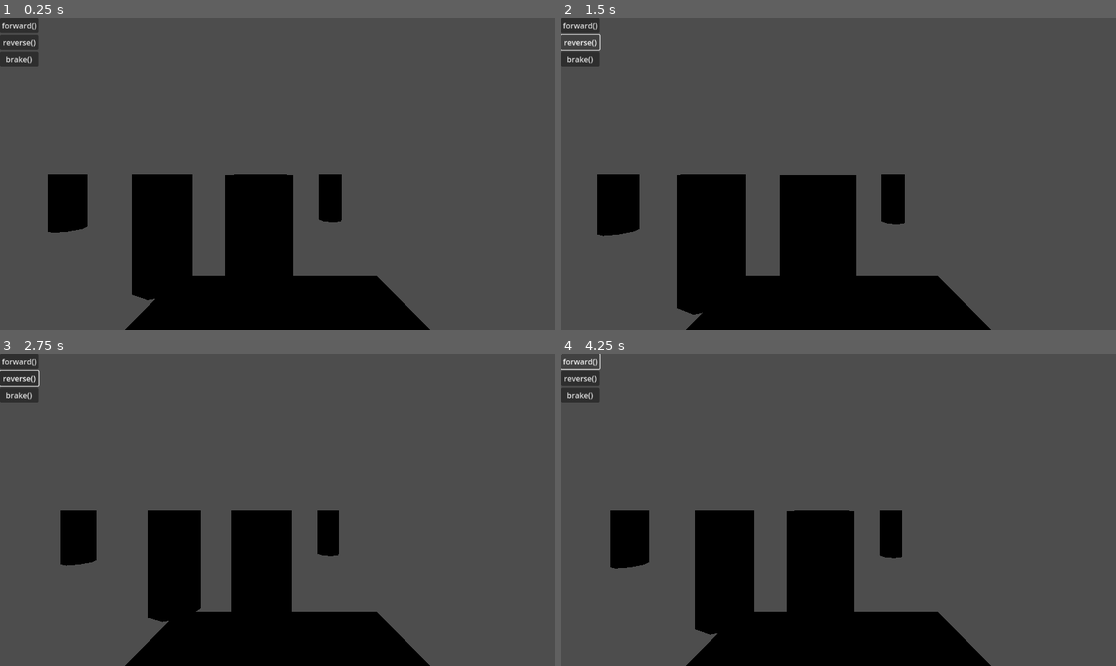
Above: before the commit, frames 1-4 (two rows, left to right).
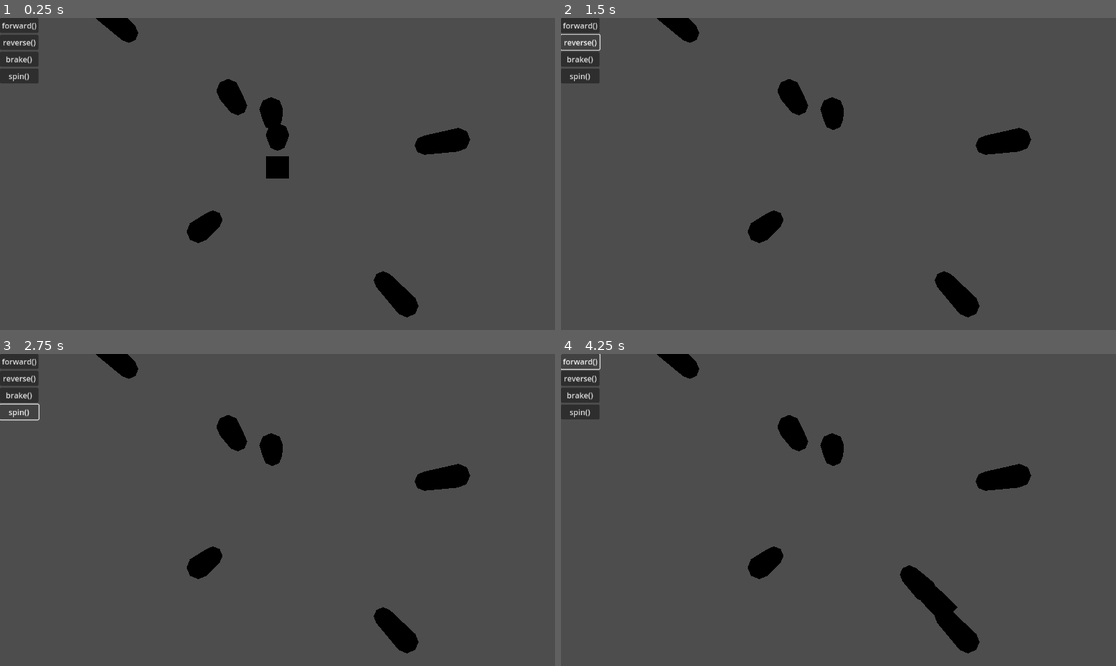
Above: after the commit, the same moments.

Repository: PandorasGit/RoverGame
Game: Godot game, scene res://DevRoom.tscn
Same seed, same stepped clock (60 frames per second), same inputs: the game is played once before the commit and once after it.
Inputs (mouse positions are in pixels of both pictures, inside the frame that each line leads up to):
- Up to frame 1 (0.25 s): no input
- Up to frame 2 (1.5 s): click "forward()" at 0.5 s; click "reverse()" at 1.25 s
- Up to frame 3 (2.75 s): click (16, 413) at 2 s, where only the run after the commit has a clickable "spin()"
- Up to frame 4 (4.25 s): click "brake()" at 2.75 s; click "forward()" at 3.5 s

The runs differ from the first frame. In frame 1, 21% of the frame differs, in the area x 0-85%, y 0-100%; in frame 2, 22%; in frame 3, 18%; in frame 4, 21%.

Commit message:
Fix rover rotation

Diff:
--- a/project/DevRoom.tscn
+++ b/project/DevRoom.tscn
@@ -26,3 +26,7 @@
 transform = Transform3D(1, 0, 0, 0, 1, 0, 0, 0, 1, -0.26665, 0, -2.46573)
 
 [node name="Rover" parent="." instance=ExtResource("1_2ld4n")]
+
+[node name="Camera3D" type="Camera3D" parent="."]
+transform = Transform3D(1, 0, 0, 0, -0.0269271, 0.999637, 0, -0.999637, -0.0269271, 0, 9.62768, 0.0353985)
+current = true
--- a/project/Rover/Rover.gd
+++ b/project/Rover/Rover.gd
@@ -1,18 +1,19 @@
-extends Node3D
+extends CharacterBody3D
 
 
 var speed = 0
 
 
-func _process(delta):
-	global_position.z += speed
+func _physics_process(delta):
+	velocity = Vector3.FORWARD.rotated(Vector3.UP, rotation.y) * speed
+	move_and_slide()
 
 func forward():
-	speed = -0.01
+	speed = 100
 
 
 func reverse():
-	speed = 0.01
+	speed = -100
 
 
 func brake():
@@ -20,7 +21,7 @@
 
 
 func spin(degrees : int):
-	pass
+	rotation_degrees.y += degrees
 
 
 func switch_camera(camera : Camera3D):
--- a/project/Rover/Rover.tscn
+++ b/project/Rover/Rover.tscn
@@ -1,8 +1,10 @@
-[gd_scene load_steps=2 format=3 uid="uid://bo0k232m32wxv"]
+[gd_scene load_steps=3 format=3 uid="uid://bo0k232m32wxv"]
 
 [ext_resource type="Script" path="res://Rover/rover.gd" id="1_bmicv"]
 
-[node name="Rover" type="Node3D"]
+[sub_resource type="BoxShape3D" id="BoxShape3D_8pw05"]
+
+[node name="Rover" type="CharacterBody3D"]
 script = ExtResource("1_bmicv")
 
 [node name="CSGBox3D" type="CSGBox3D" parent="."]
@@ -26,6 +28,20 @@
 layout_mode = 2
 text = "brake()"
 
+[node name="Spin" type="Button" parent="VBoxContainer"]
+layout_mode = 2
+text = "spin()"
+
+[node name="Marker3D" type="Marker3D" parent="."]
+transform = Transform3D(1, 0, 0, 0, 1, 0, 0, 0, 1, 0, 0, -0.998885)
+
+[node name="CollisionShape3D" type="CollisionShape3D" parent="."]
+shape = SubResource("BoxShape3D_8pw05")
+
+[node name="CSGCylinder3D" type="CSGCylinder3D" parent="."]
+transform = Transform3D(1, 0, 0, 0, 1, 0, 0, 0, 1, 0, 0, -1.38506)
+
 [connection signal="pressed" from="VBoxContainer/Forward" to="." method="forward"]
 [connection signal="pressed" from="VBoxContainer/Reverse" to="." method="reverse"]
 [connection signal="pressed" from="VBoxContainer/Brake" to="." method="brake"]
+[connection signal="pressed" from="VBoxContainer/Spin" to="." method="spin" binds= [45]]
